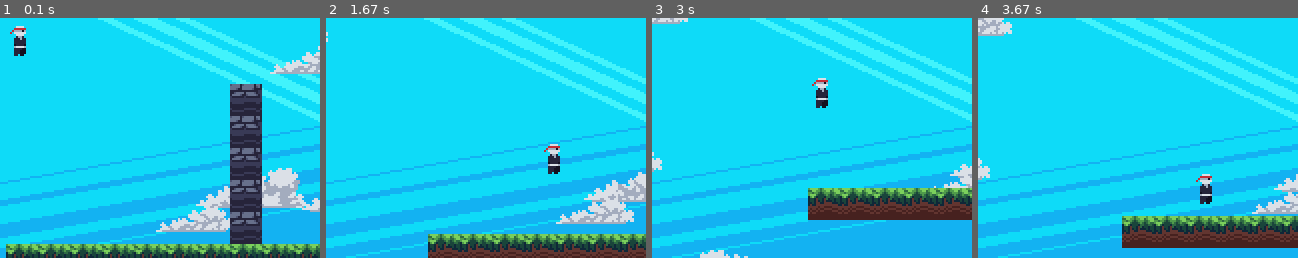
Above: before the commit, frames 1-4 (left to right).
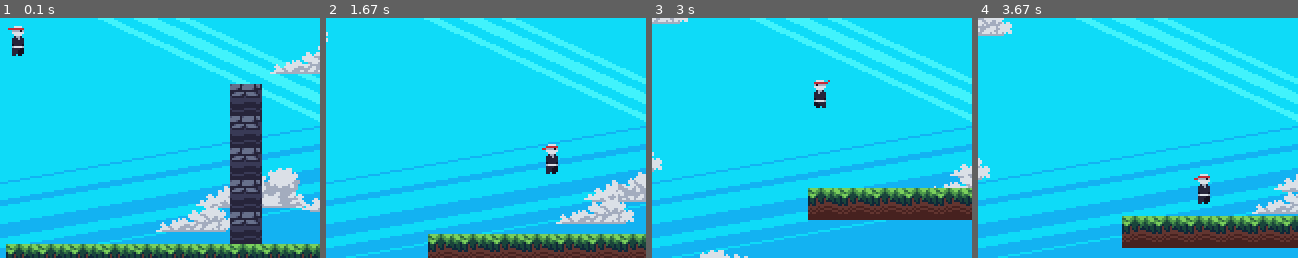
Above: after the commit, the same moments.

Repository: petesiharath/platformer_pygame
Game: pygame game, started from game.py
Same seed, same stepped clock (60 frames per second), same inputs: the game is played once before the commit and once after it.
Inputs:
- Up to frame 1 (0.1 s): no input
- Up to frame 2 (1.67 s): hold D 0.33-0.8 s; hold W 0.83-1.13 s; hold D 1.17-1.63 s
- Up to frame 3 (3 s): hold A 1.67-2.2 s; hold A 2.23-2.63 s; hold W from 2.67 s (still down)
- Up to frame 4 (3.67 s): release W at 3.03 s; hold D from 3.07 s (still down)
The pictures show only the part of the screen within x 20-70%, y 24-74%; the shares and areas given below are measured in that part.

The runs differ from the first frame. In frame 1, 0.2% of the frame differs, in the area x 2-9%, y 3-16%; in frame 2, 0.2%; in frame 3, 0.4%, in the area x 50-56%, y 25-38%; in frame 4, 0.2%.

Commit message:
animations added

Diff:
--- a/scripts/entities.py
+++ b/scripts/entities.py
@@ -1,7 +1,10 @@
 import pygame
 
+
 class PhysicsEntity:
+
     def __init__(self, game, entityType, position, size):
+
         self.game = game
         self.type = entityType
         self.position = list(position)
@@ -9,10 +12,26 @@
         self.velocity = [0, 0]
         self.collisions = {"up": False, "down": False, "left": False, "right": False}
 
+        self.action = ""
+        self.animation_offset = (-3, -3)
+        self.flip = False
+        self.set_action("idle")
+
+
     def rect(self):
+
         return pygame.Rect(self.position[0], self.position[1], self.size[0], self.size[1])
 
+
+    def set_action(self, action):
+
+        if action != self.action:
+            self.action = action
+            self.animation = self.game.assets[self.type + "/" + self.action].copy()
+
+
     def update(self, tilemap, movement=(0, 0)):
+
         self.collisions = {"up": False, "down": False, "left": False, "right": False}
 
         frame_movement = (movement[0] + self.velocity[0], movement[1] + self.velocity[1])
@@ -49,10 +68,46 @@
 
                 self.position[1] = entity_rect.y
 
+        if movement[0] > 0:
+            self.flip = False
+        if movement[0] < 0:
+            self.flip = True
+
         self.velocity[1] = min(5, self.velocity[1] + 0.1)
 
         if self.collisions["down"] or self.collisions["up"]:
             self.velocity[1] = 0
 
+        self.animation.update()
+
+
     def render(self, surface, offset=[0, 0]):
-        surface.blit(self.game.assets["player"], (self.position[0] - offset[0], self.position[1] - offset[1]))
+
+        surface.blit(pygame.transform.flip(self.animation.image(), self.flip, False), (self.position[0] - offset[0] + self.animation_offset[0], self.position[1] - offset[1] + self.animation_offset[1]))
+
+
+class Player(PhysicsEntity):
+
+    def __init__(self, game, position, size):
+
+        super().__init__(game, "player", position, size)
+        self.air_time = 0
+
+
+    def update(self, tilemap, movement = (0, 0)):
+
+        super().update(tilemap, movement = movement)
+
+        self.air_time += 1
+
+        if self.collisions["down"]:
+            self.air_time = 0
+
+        if self.air_time > 4:
+            self.set_action("jump")
+
+        elif movement[0] != 0:
+            self.set_action("run")
+
+        else:
+            self.set_action("idle")
